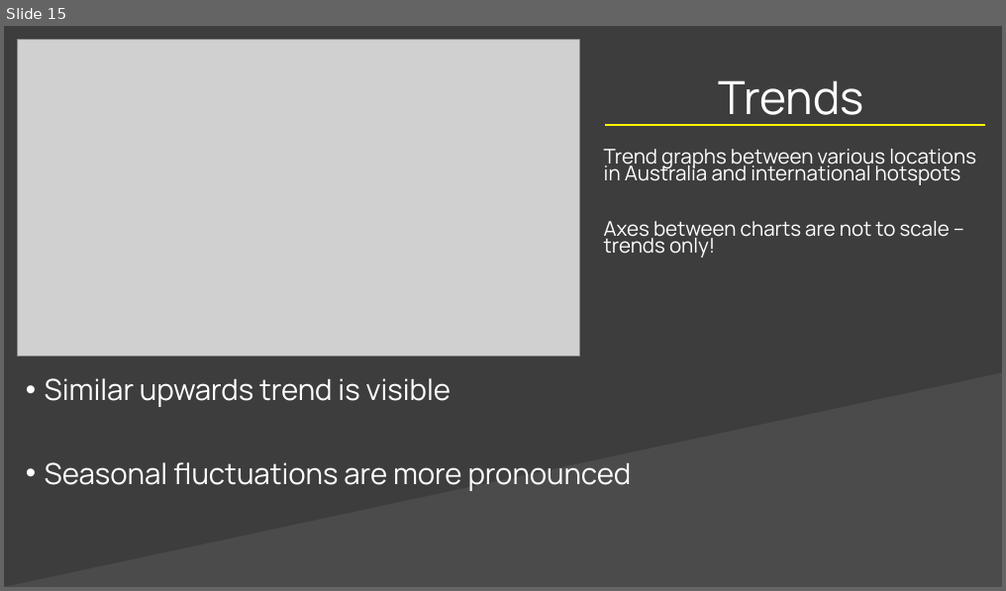
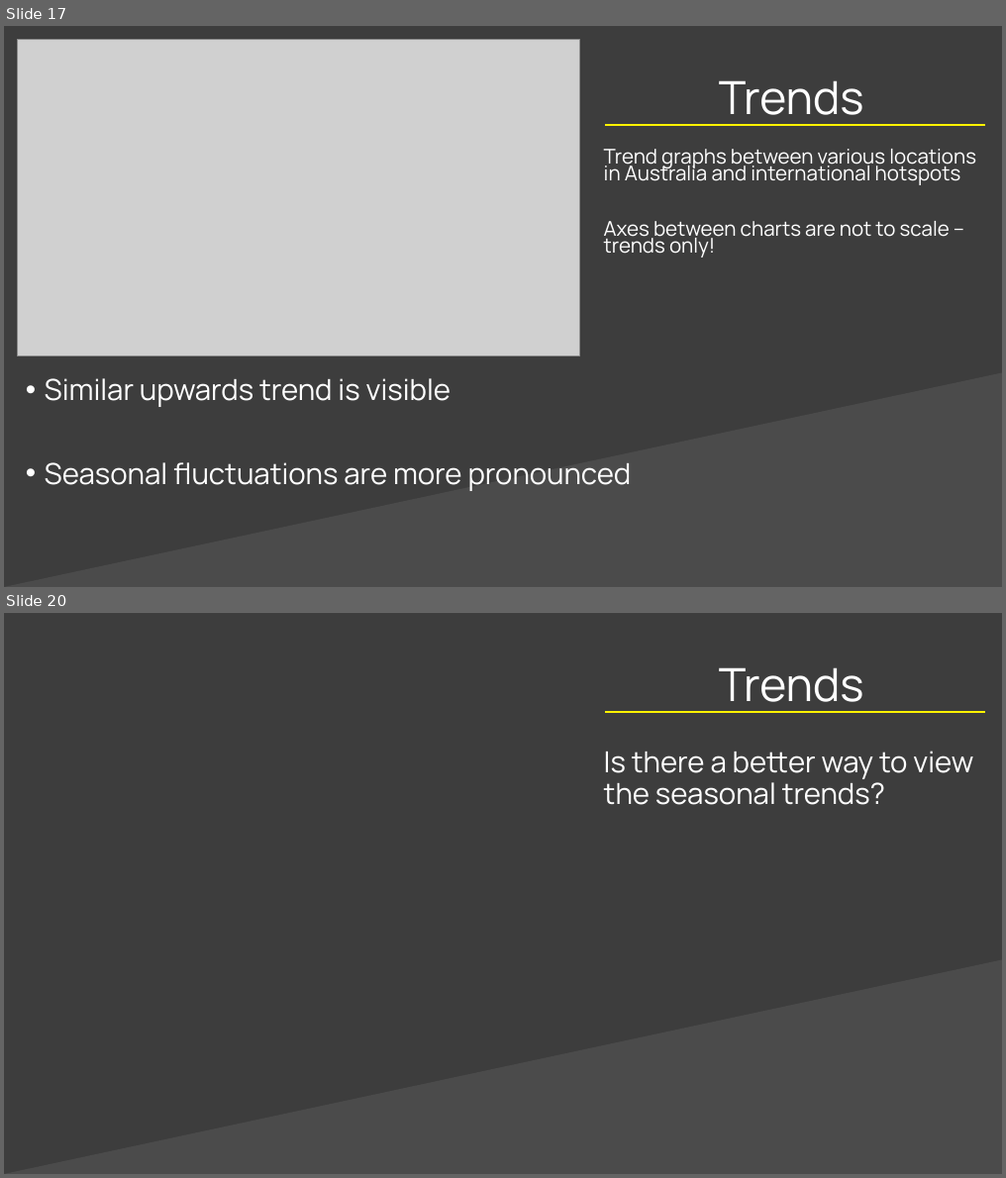
Before and after one commit to rafraser/COSC3000, a slide deck: Visualization/Project Presentation.pptx. Shown one above the other, each under a label of ours: slide 15 before the commit, slides 17 and 20 after it; the slides between them are not shown. The pictures are 1006x591 and 1006x1178 pixels, drawn with LibreOffice and Linux fonts; fonts in the diff are those of the drawing; grey boxes stand for pictures; background and template pictures are left out. Boxes give left, top, right and bottom in pixels: in the first picture for what was removed or moved away, otherwise in the second. Text is boxed around its words. In the diff, an @@ line names an element or a change of style, - is before the commit and + after.

```diff
--- a/Visualization/Project Presentation.pptx
+++ b/Visualization/Project Presentation.pptx
@@ slide 20 added at (x1=4, y1=613, x2=1002, y2=1174), background #3D3D3D; not listed: 1 template element that a slide beside it also shows @@
@@ text added at (x1=719, y1=667, x2=864, y2=713), 44 pt, text #FFFFFF @@
+Trends
@@ line added from (985, 712) to (605, 712), #FFF200 1.5 pt @@
@@ text added at (x1=604, y1=751, x2=973, y2=805), 28 pt, text #FFFFFF @@
+Is there a better way to view the seasonal trends?
@@ what was slide 15 is now slide 17 @@
```
Also in this commit, not shown: 5 other slides added, 1 other file.
